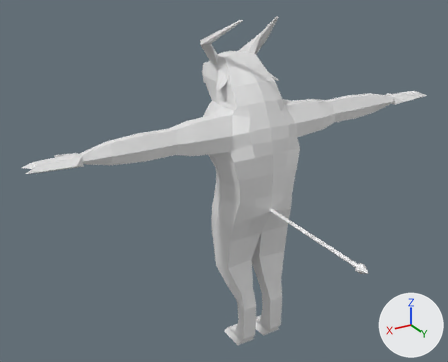
Renders of the glTF model common/mino3d/mino.glb from each side of a commit.
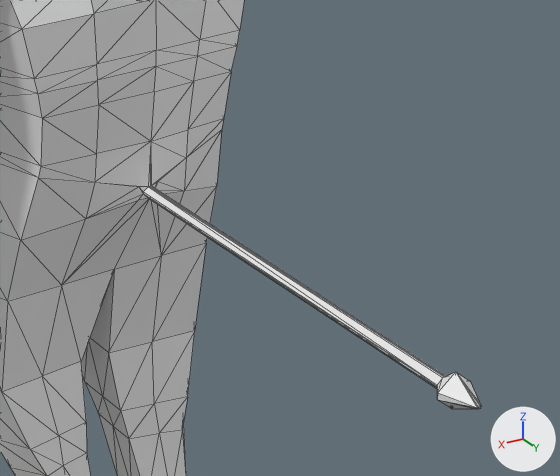
There are two pictures of each version: one whole from a 50 mm lens placed at (0.0465, 0.0729, 0.0619), pointed at (0.0056, 0.0048, 0.0278), one close up on the part from 51% to 87% of the width and 43% to 81% of the height. Lighting does not change. The marker at lower right points along +X, +Y and +Z. The older version's two pictures come first. The close-ups show mesh edges as thin lines. Where no turn or scale is listed for an object, it has been applied to the vertices. Vertices at exactly the same position are counted once.

Names of what the first close-up shows: 'minomodel'.
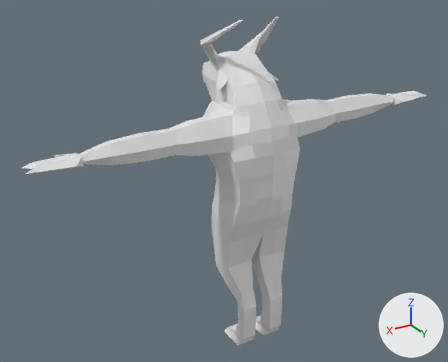
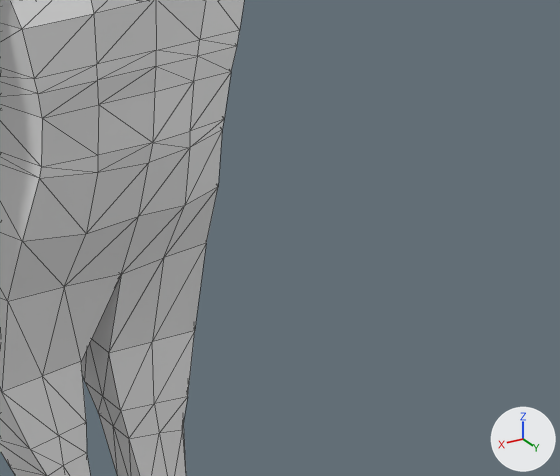
The newer file is also rescaled (x100.0) as a whole; pictures and numbers use the older file's frame.

Where the change shows, as pixel boxes (x1, y1, x2, y2) in the close-ups (560 x 476 px):
'minomodel', reshaped
    before: (0, 0, 481, 476)
    after: (0, 0, 244, 476)
part 1 of me_minomodelmesh, built on
    before: (0, 72, 481, 409)
    after: (0, 72, 231, 376)

Patch to the scene script:
```diff
--- a/common/mino3d/mino.glb.py
+++ b/common/mino3d/mino.glb.py
@@ me_minomodelmesh @@
 # used by ob_minomodel; location = (0.0, 0.0, 0.0)
-me_minomodelmesh.from_pydata(...)  # 619 vertices, 1262 faces; spans x -0.0324..0.0324, y -0.0086..0.0279, z 0.0..0.0495
+me_minomodelmesh.from_pydata(...)  # 581 vertices, 1174 faces; spans x -0.0324..0.0324, y -0.0086..0.0086, z 0.0..0.0495
+# me_minomodelmesh part 1
+# 49 vertices are removed from x -0.0026..0.0026, y 0.003..0.0279, z 0.0185..0.0257
+# 134 faces are deleted
+# 5 vertices in x -0.005..0.005, y 0.0039..0.0078, z 0.0216..0.0254 move by (0.0, 0.0001, 0.0)
+# 2 vertices move from x -0.0023..-0.0005, y 0.0077..0.0083, z 0.0237..0.0241 to x -0.0023..0.0, y 0.0079..0.0082, z 0.0247
+# 11 vertices are added at x -0.0026..0.0026, y 0.0031..0.0085, z 0.0185..0.0257
+# 46 new faces join them
```
